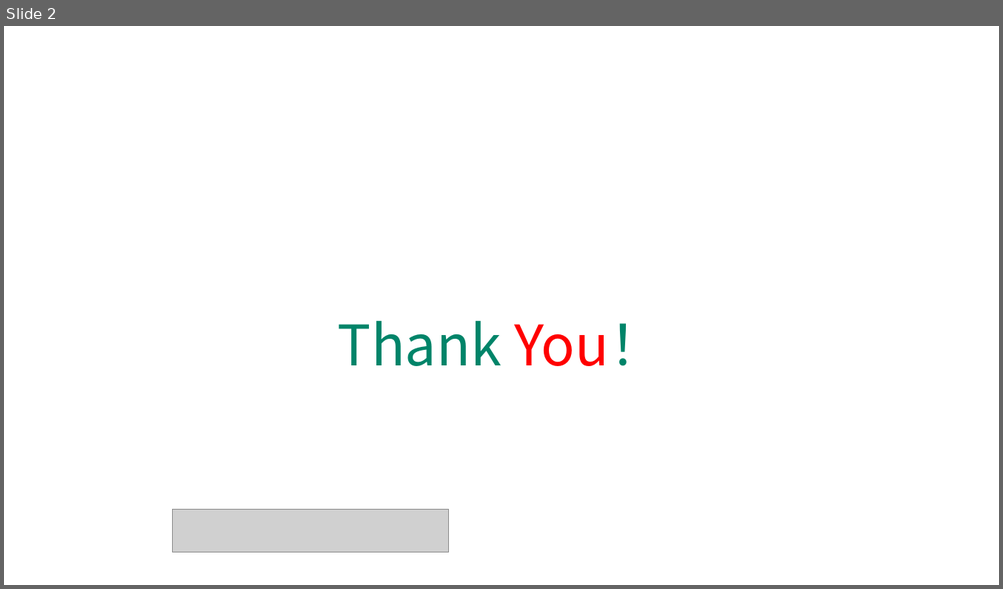
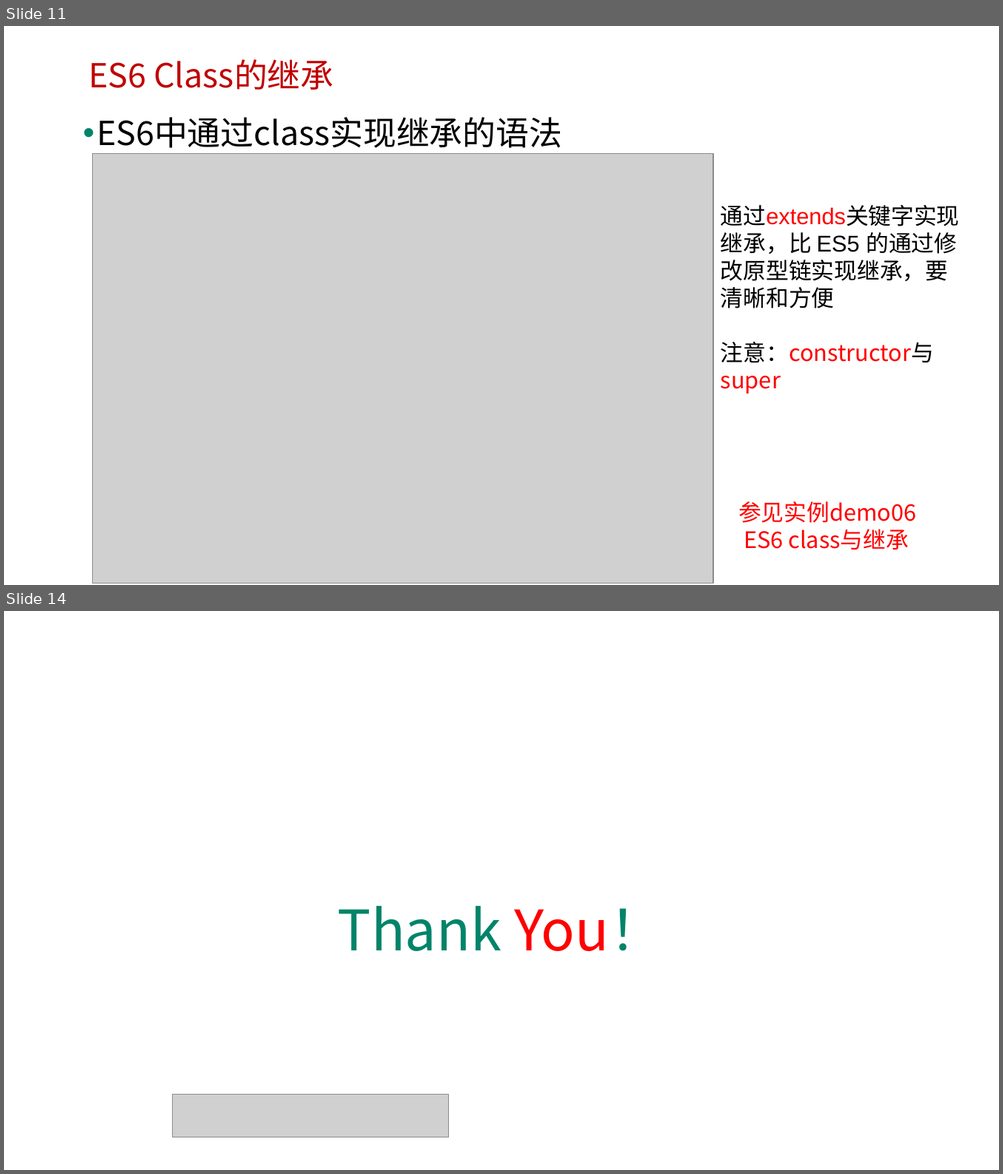
Before and after one commit to edu2act/course-javascript-advanced, a slide deck: 课程PPT/15.ECMAScript 6 三.pptx. Shown one above the other, each under a label of ours: slide 2 before the commit, slides 11 and 14 after it; the slides between them are not shown. The pictures are 1003x589 and 1003x1174 pixels, drawn with LibreOffice and Linux fonts; fonts in the diff are those of the drawing; grey boxes stand for pictures; background and template pictures are left out. Boxes give left, top, right and bottom in pixels: in the first picture for what was removed or moved away, otherwise in the second. Text is boxed around its words. In the diff, an @@ line names an element or a change of style, - is before the commit and + after.

```diff
--- a/课程PPT/15.ECMAScript 6 三.pptx
+++ b/课程PPT/15.ECMAScript 6 三.pptx
@@ slide 11 added at box(4, 26, 999, 585), background picture (left out) @@
@@ text added at box(88, 59, 333, 90), 32 pt, text #C00000 @@
+ES6 Class的继承
@@ text added at box(96, 117, 562, 154), 32 pt, text #000000 @@
+• ES6中通过class实现继承的语法
@@ picture added at box(92, 153, 713, 583) @@
@@ text added at box(720, 205, 959, 394), 22 pt, text #000000 @@
+通过extends关键字实现继承，比 ES5 的通过修改原型链实现继承，要清晰和方便
+注意：constructor与
+super
@@ text added at box(738, 502, 916, 550), 22 pt, text #FF0000 @@
+参见实例demo06
+ES6 class与继承
@@ what was slide 2 is now slide 14 @@
```
Also in this commit, not shown: 1 slide changed, 11 other slides added, 1 slide removed, 16 other files.
